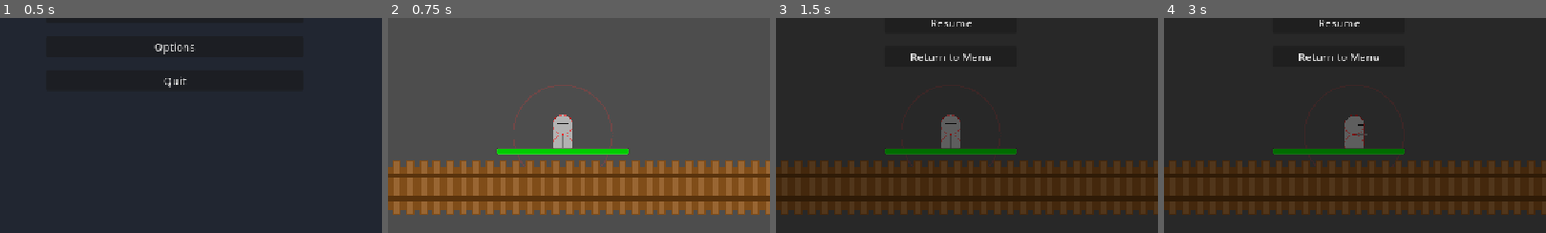
Above: before the commit, frames 1-4 (left to right).
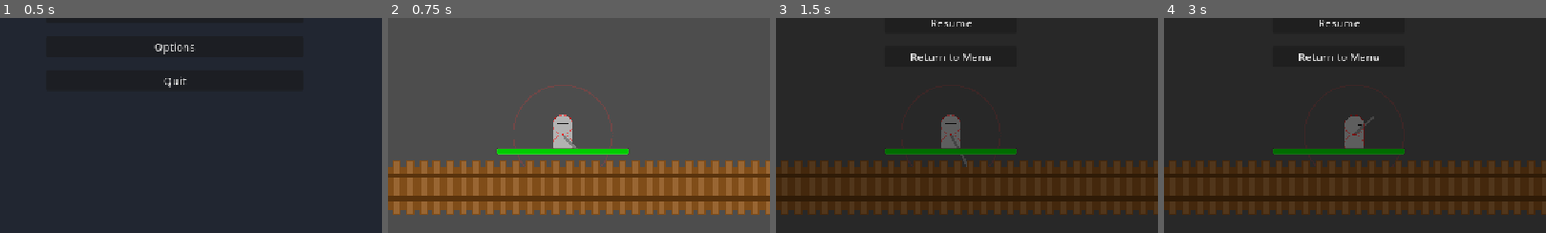
Above: after the commit, the same moments.

Repository: LucasGauterio/godot-wave-conqueror
Game: Godot game, scene res://scenes/ui/menu.tscn
Two runs of this game, one before a commit and one after it. Both use one fixed random seed, a clock stepped at 60 frames per second and the inputs below.
Inputs:
- Up to frame 1 (0.5 s): no input
- Up to frame 2 (0.75 s): click "Start Game" at 0.5 s
- Up to frame 3 (1.5 s): click "Menu" at 1.25 s
- Up to frame 4 (3 s): click "Resume" at 2 s; tap Enter at 2.75 s; hold D (move_right) from 2.78 s (still down); tap Space (attack) at 2.85 s
The pictures show only the part of the screen within x 27-77%, y 50-100%; the shares and areas given below are measured in that part.

Frame 1 is identical in both runs. In frame 2, less than 0.1% of the frame differs, in the area x 45-50%, y 54-61%; in frame 3, 0.1%, in the area x 45-50%, y 54-70%; in frame 4, less than 0.1%.

Commit message:
feat: Implement pierce/slash weapon animations with increased reach

Diff:
--- a/scripts/player.gd
+++ b/scripts/player.gd
@@ -21,6 +21,7 @@
 var walk_timer: float = 0.0
 var attack_anim_timer: float = 0.0
 var face_direction: Vector2 = Vector2.DOWN
+var last_attack_direction: Vector2 = Vector2.DOWN
 
 @onready var collision_shape = $CollisionShape2D
 @onready var attack_area = $AttackArea
@@ -146,26 +147,46 @@
 			draw_rect(Rect2(off_pos.x - 5, off_pos.y - 5, 10, 10), Color(0.3, 0.1, 0.5))
 
 	# 6. Draw Weapon
-	var weapon_reach = 15.0 * sin(attack_anim_timer * PI)
+	var weapon_reach_factor = sin(attack_anim_timer * PI)
 	var weapon_dir = face_direction
+	if current_state == State.ATTACK:
+		weapon_dir = last_attack_direction
+
 	if weapon_dir.length() < 0.1:
 		weapon_dir = Vector2.RIGHT if last_direction > 0 else Vector2.LEFT
 	else:
 		weapon_dir = weapon_dir.normalized()
 
-	var weapon_pos = weapon_dir * (20 + weapon_reach)
+	var base_reach = 40.0
+	var extra_reach = 30.0 * weapon_reach_factor
+	var weapon_pos = weapon_dir * (base_reach + extra_reach)
 
 	match weapon_type:
 		WeaponType.SWORD:
-			draw_line(Vector2.ZERO, weapon_pos, metal_color, 4)
+			# Slash animation: rotate the line slightly during the swing
+			var angle_offset = (attack_anim_timer - 0.5) * 1.5 # -0.75 to 0.75 radians
+			var slash_dir = weapon_dir.rotated(angle_offset)
+			var slash_pos = slash_dir * (base_reach + extra_reach)
+			draw_line(Vector2.ZERO, slash_pos, metal_color, 4)
+			# Add a faint slash arc "trail"
+			if attack_anim_timer > 0:
+				draw_arc(Vector2.ZERO, base_reach + extra_reach,
+					weapon_dir.angle() - 0.5, weapon_dir.angle() + 0.5,
+					16, Color(1, 1, 1, 0.3 * weapon_reach_factor), 2.0)
 		WeaponType.AXE:
-			draw_line(Vector2.ZERO, weapon_pos, wood_color, 4)
-			draw_rect(Rect2(weapon_pos.x - 6, weapon_pos.y - 6, 12, 12), metal_color)
+			var angle_offset = (attack_anim_timer - 0.5) * 2.0
+			var slash_dir = weapon_dir.rotated(angle_offset)
+			var slash_pos = slash_dir * (base_reach + extra_reach)
+			draw_line(Vector2.ZERO, slash_pos, wood_color, 4)
+			draw_rect(Rect2(slash_pos.x - 8, slash_pos.y - 8, 16, 16), metal_color)
 		WeaponType.BOW:
 			draw_arc(weapon_dir * 10, 12, weapon_dir.angle() - 1, weapon_dir.angle() + 1, 12, wood_color, 3.0)
-		_:
+			if attack_anim_timer > 0: # Draw arrow
+				draw_line(weapon_dir * 5, weapon_dir * (20 + 40 * weapon_reach_factor), Color.WHITE, 2)
+		_: # STAFF/MACE
+			# Pierce animation: straight thrust
 			draw_line(Vector2.ZERO, weapon_pos, wood_color, 4)
-			draw_circle(weapon_pos, 4, Color(0.2, 0.8, 1.0))
+			draw_circle(weapon_pos, 6, Color(0.2, 0.8, 1.0, 0.8))
 
 	# 7. Debug Hitbox
 	if show_debug_hitbox:
@@ -188,7 +209,7 @@
 		# 	print("[DEBUG] Knight sees ", bodies.size(), " bodies in attack area")
 		for body in bodies:
 			if body != self and (body.is_in_group("enemies") or body.has_method("take_damage")):
-				# print("[DEBUG] Knight attacking: ", body.name)
+				last_attack_direction = (body.global_position - global_position).normalized()
 				enter_state(State.ATTACK)
 				perform_attack()
 				break
@@ -202,6 +223,12 @@
 
 func handle_input():
 	if Input.is_action_just_pressed("attack") and time_since_last_attack <= 0:
+		last_attack_direction = face_direction
+		if last_attack_direction.length() < 0.1:
+			last_attack_direction = Vector2.RIGHT if last_direction > 0 else Vector2.LEFT
+		else:
+			last_attack_direction = last_attack_direction.normalized()
+
 		enter_state(State.ATTACK)
 		perform_attack()
 		return
